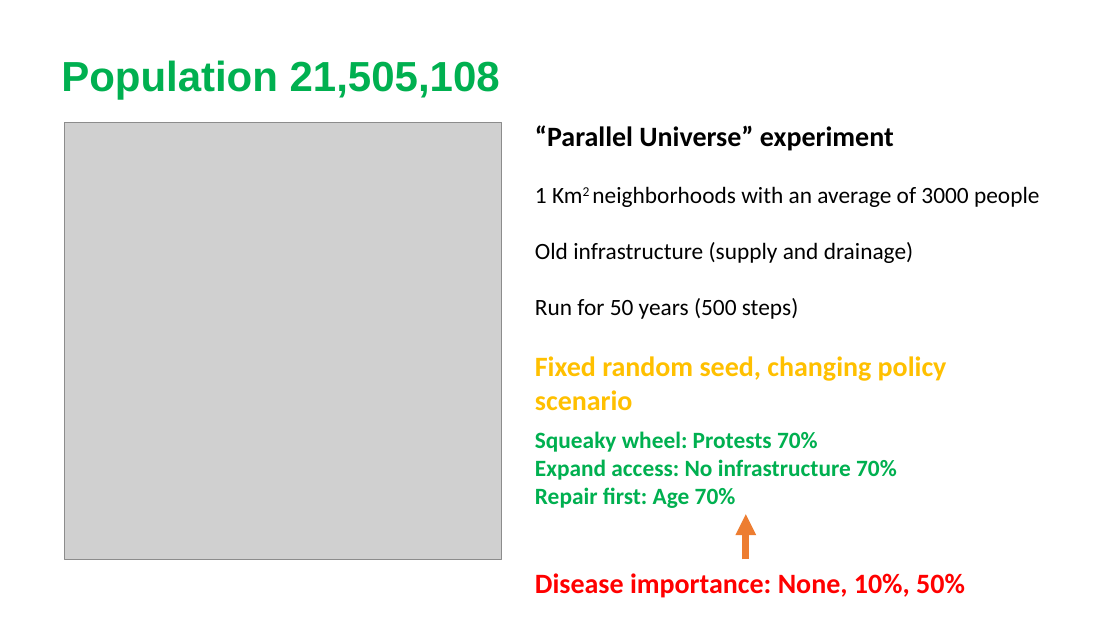
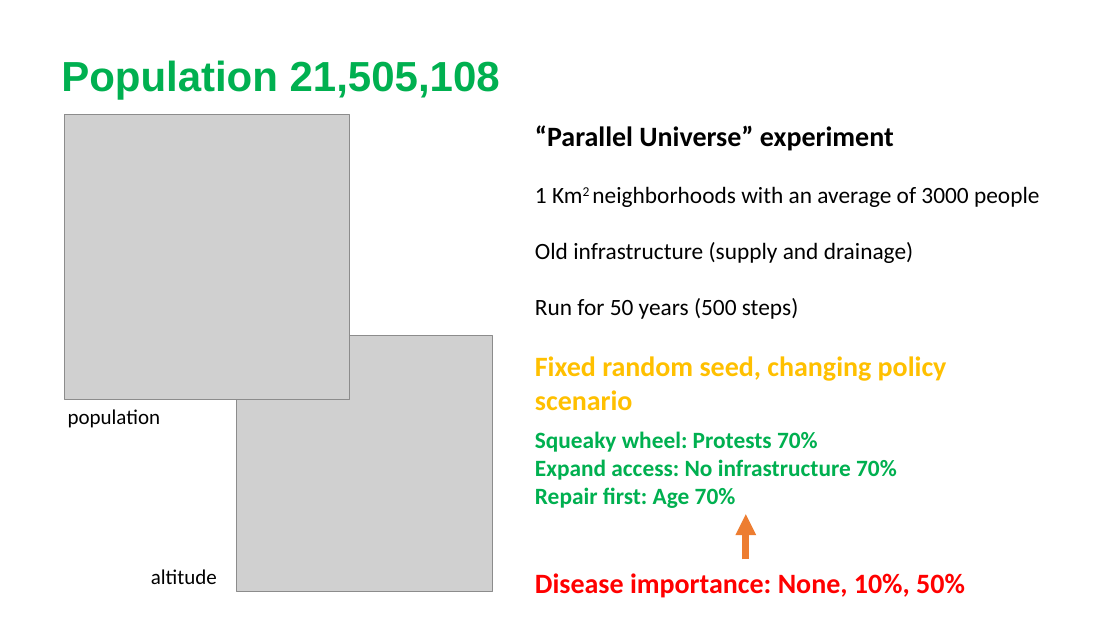
Before and after one commit to miguelppais/MexicoCityDisease, a slide deck: slide 10 of docs/Mexico Disease.pptx. Drawn at 1120x630 pixels with LibreOffice and Linux fonts; fonts in the diff are those of the drawing; grey boxes stand for pictures. Boxes give left, top, right and bottom in pixels: in the first picture for what was removed or moved away, otherwise in the second. Text is boxed around its words. In the diff, an @@ line names an element or a change of style, - is before the commit and + after.

Commit message:
add elevation map to presentation and folder

```diff
--- a/docs/Mexico Disease.pptx
+++ b/docs/Mexico Disease.pptx
@@ picture: place and size @@
-picture at (65,122,502,560)
+picture at (65,115,350,400)
@@ picture added at (237,336,493,592) @@
@@ text added at (68,409,161,428), 18 pt, text #000000 @@
+population
@@ text added at (151,569,217,584), 18 pt, text #000000 @@
+altitude
```
Also in this commit, not shown: 2 other files.
